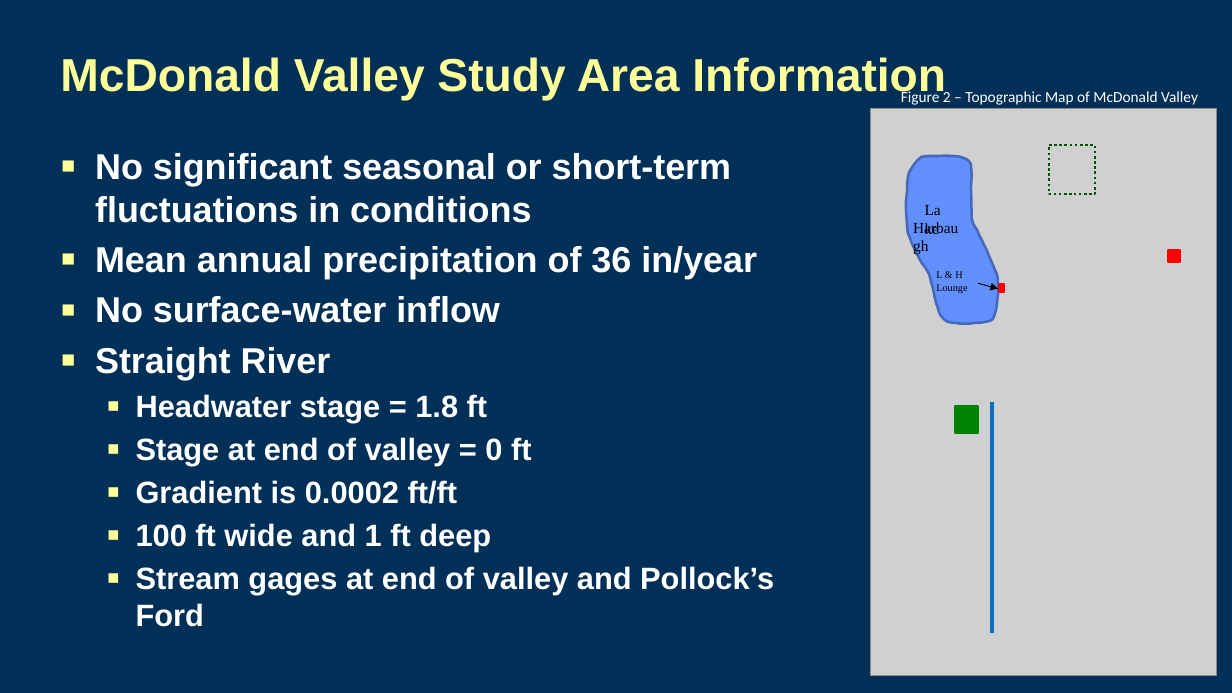
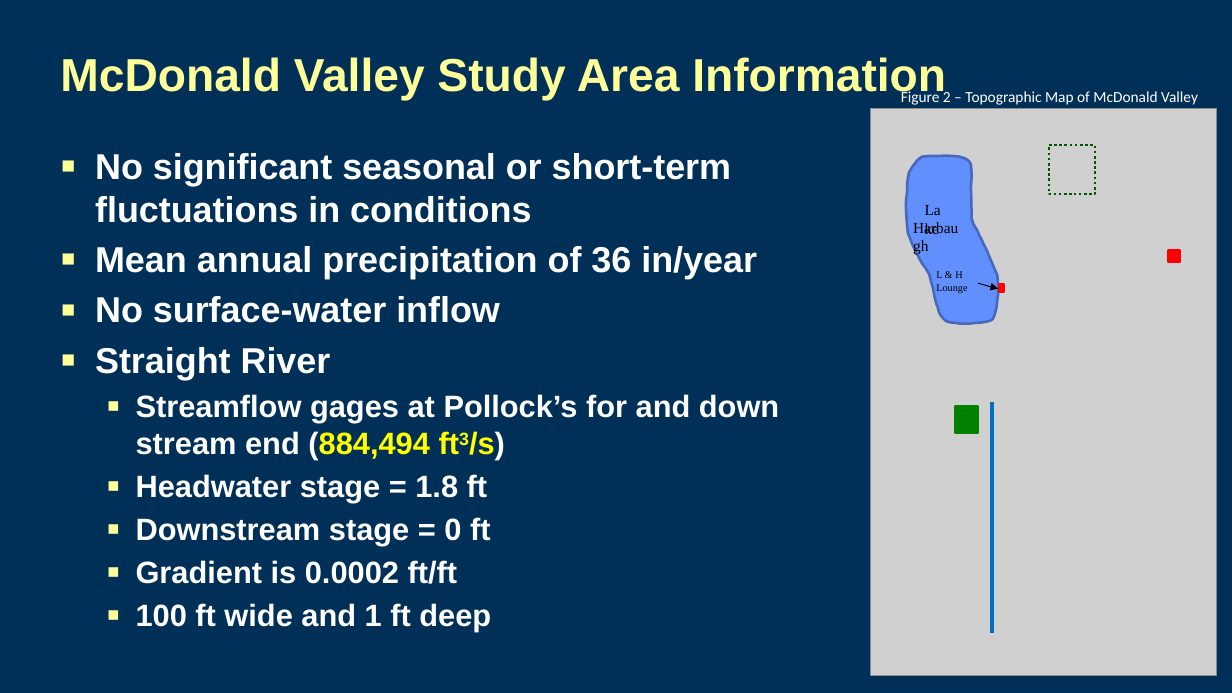
Before and after one commit to jdhughes-usgs/modflow-sandiego-2023, a slide deck: slide 7 of Lectures/Day3_4lecture_McDonaldValley_Stage1.pptx. Drawn at 1232x693 pixels with LibreOffice and Linux fonts; fonts in the diff are those of the drawing; grey boxes stand for pictures; background and template pictures are left out. Boxes give left, top, right and bottom in pixels: in the first picture for what was removed or moved away, otherwise in the second. Text is boxed around its words. In the diff, an @@ line names an element or a change of style, - is before the commit and + after.

Commit message:
Update mv presentation

```diff
--- a/Lectures/Day3_4lecture_McDonaldValley_Stage1.pptx
+++ b/Lectures/Day3_4lecture_McDonaldValley_Stage1.pptx
@@ text at [136, 394, 779, 459]: paragraph added @@
+  ▪ Streamflow gages at Pollock’s for and down stream end (884,494 ft3/s)
@@ text at [136, 517, 491, 546]: text changed @@
-  ▪ Stage at end of valley = 0 ft
+  ▪ Downstream stage = 0 ft
@@ text at [136, 566, 774, 595]: paragraph removed @@
-  ▪ Stream gages at end of valley and Pollock’s Ford
```
Also in this commit, not shown: 2 other slides changed.
